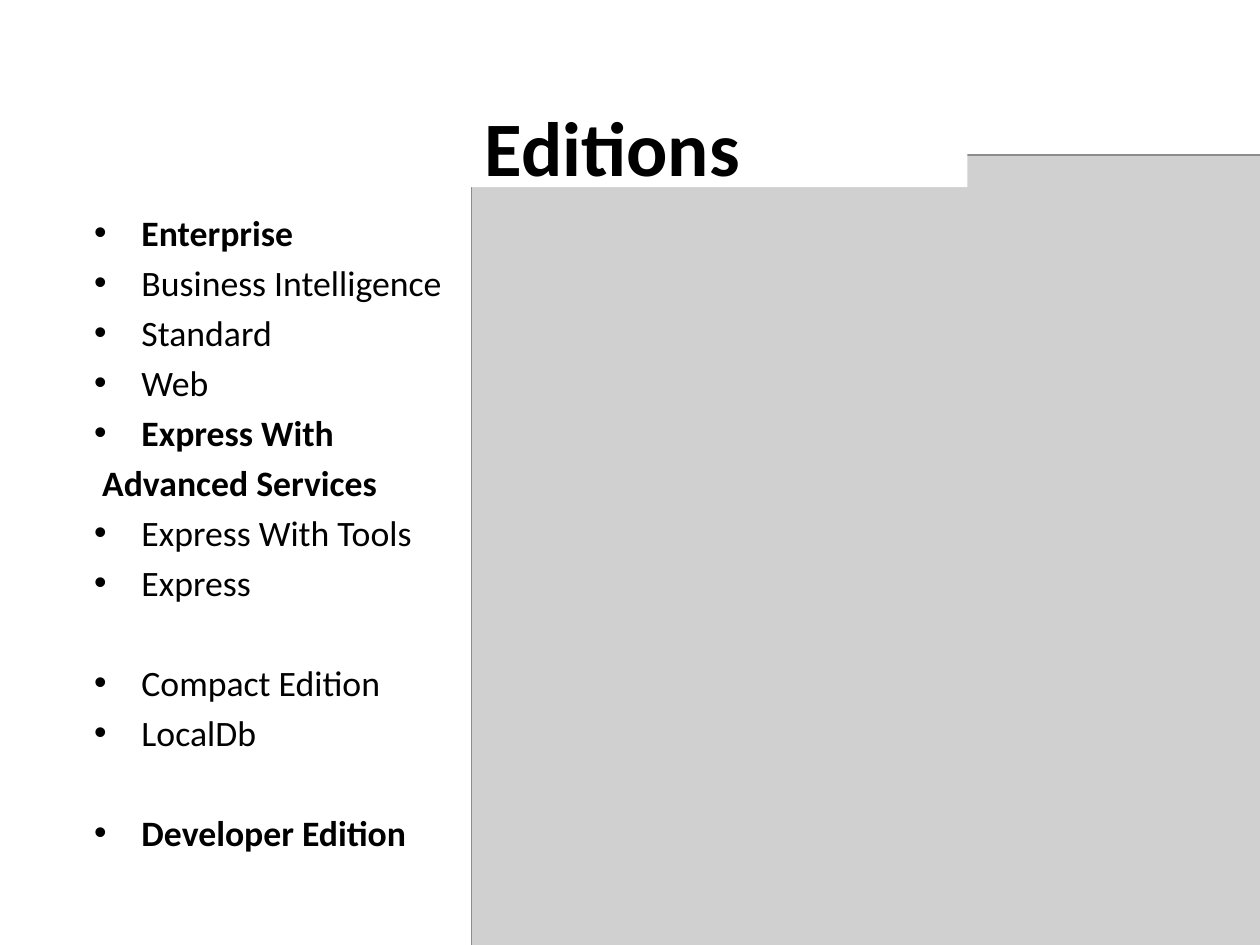
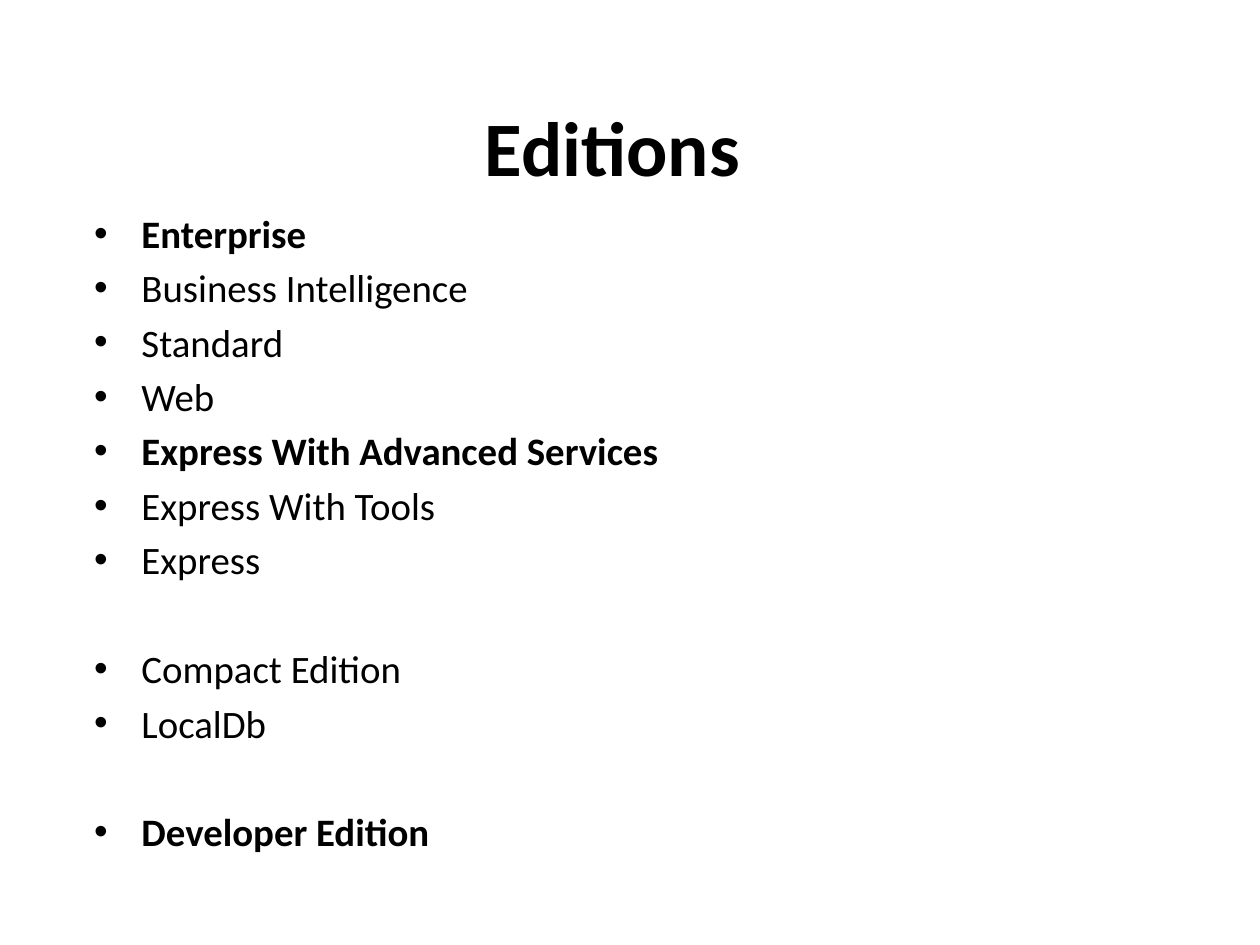
Before and after one commit to Flu10/Zero2Hero2016, a slide deck: slide 14 of presentation/SQL Z2H 2016.pptx (slide 13 before the commit). Drawn at 1260x945 pixels with LibreOffice and Linux fonts; fonts in the diff are those of the drawing; grey boxes stand for pictures; background and template pictures are left out. Boxes give left, top, right and bottom in pixels: in the first picture for what was removed or moved away, otherwise in the second. Text is boxed around its words. In the diff, an @@ line names an element or a change of style, - is before the commit and + after.

```diff
--- a/presentation/SQL Z2H 2016.pptx
+++ b/presentation/SQL Z2H 2016.pptx
@@ title "Editions" rewrapped from <box>253,106,968,188</box> to <box>485,122,740,177</box> @@
@@ picture removed at <box>471,155,1260,945</box> @@
@@ text at <box>141,220,468,852</box>: size 20.4 to 22.2 pt in "Enterprise", "Business Intelligence", "Standard", "Web" and 5 more places @@
@@ text at <box>141,437,658,471</box>: text changed; size 20.4 to 22.2 pt @@
-• Express With
-Advanced Services
+• Express With Advanced Services
```
Also in this commit, not shown: 1 other slide changed, 1 slide added, 1 other file.
